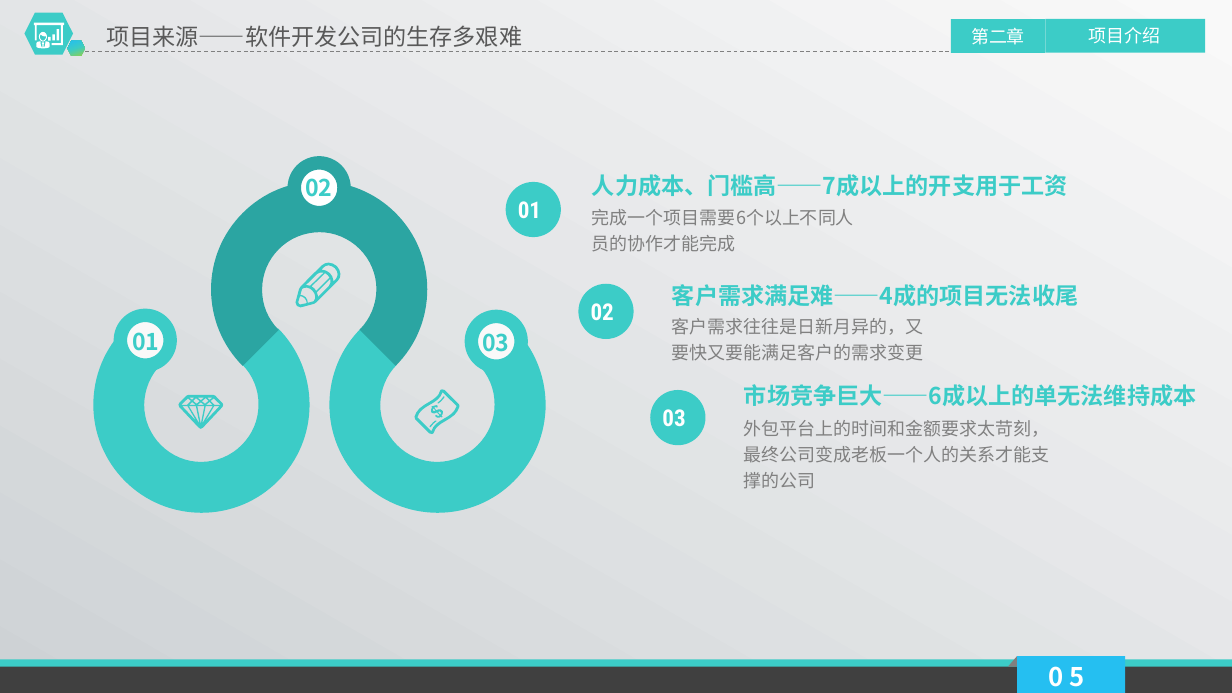
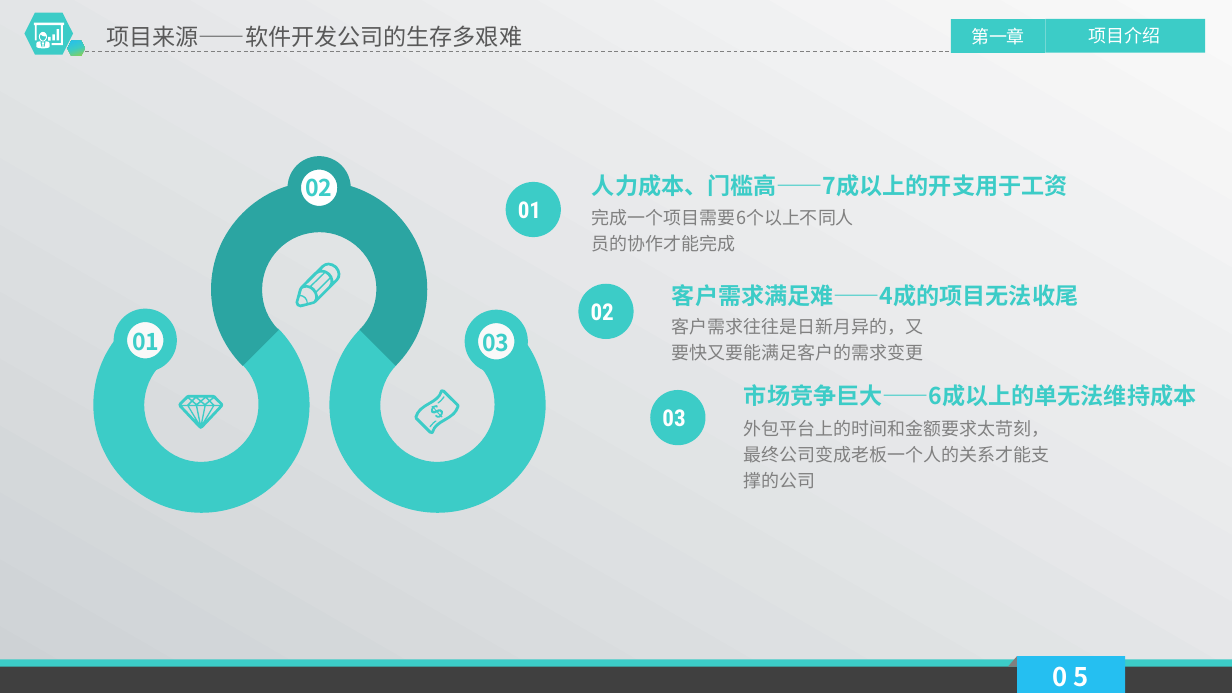
Before and after one commit to alucard263096/BP, a slide deck: slide 5 of 云易创云开发平台商业计划书.pptx. Drawn at 1232x693 pixels with LibreOffice and Linux fonts; fonts in the diff are those of the drawing. Boxes give left, top, right and bottom in pixels: in the first picture for what was removed or moved away, otherwise in the second. Text is boxed around its words. In the diff, an @@ line names an element or a change of style, - is before the commit and + after.

```diff
--- a/云易创云开发平台商业计划书.pptx
+++ b/云易创云开发平台商业计划书.pptx
@@ text at (971,28,1025,45): text changed @@
-  第二章
+  第一章
@@ text "0 5": place and size @@
-text "0 5" at (1049,666,1085,687)
+text "0 5" at (1053,666,1089,687)
```
Also in this commit, not shown: 25 other slides changed, 2 slides added, 8 slides removed, 1 other file.
